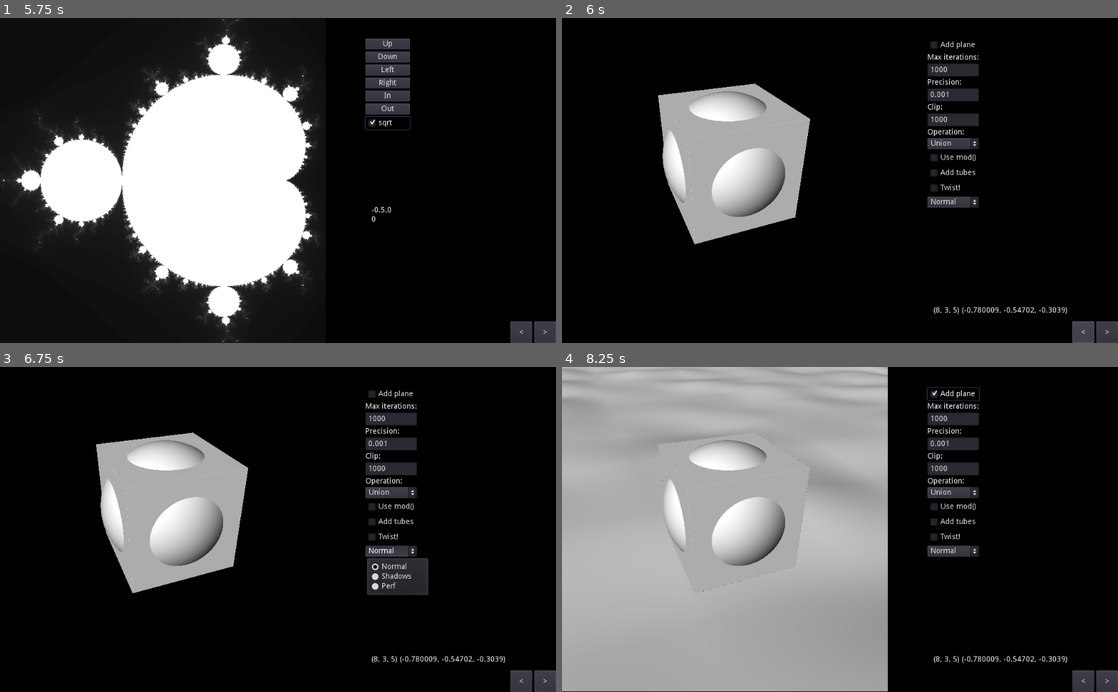
Above: before the commit, frames 1-4 (two rows, left to right).
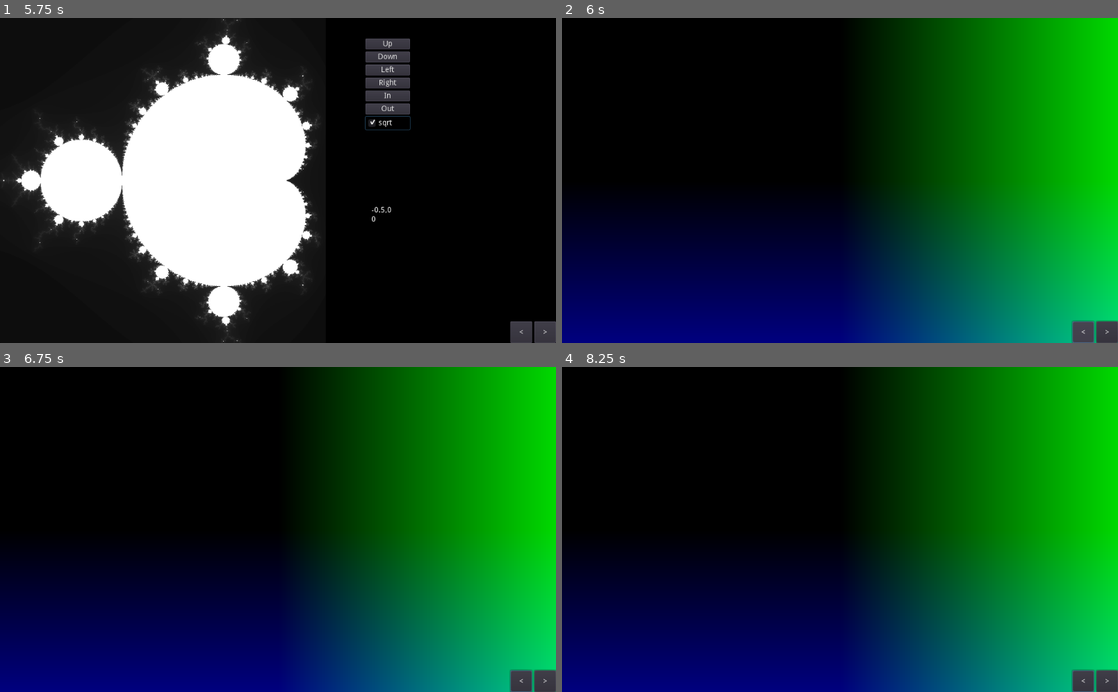
Above: after the commit, the same moments.

Repository: Castux/code-club
Game: Godot game, scene res://Root.tscn
Same seed, same stepped clock (60 frames per second), same inputs: the game is played once before the commit and once after it.
Inputs (mouse positions are in pixels of both pictures, inside the frame that each line leads up to):
- Up to frame 1 (5.75 s): click "Up" at 0.5 s; click "Down" at 1.25 s; click "Left" at 2 s; click "Right" at 2.75 s; click "In" at 3.5 s; click "Out" at 4.25 s; click "sqrt" at 5 s
- Up to frame 2 (6 s): click "<" at 5.75 s
- Up to frame 3 (6.75 s): click (389, 552) at 6.5 s, where only the run before the commit has a clickable "Normal"
- Up to frame 4 (8.25 s): click (951, 552) at 7.25 s, where only the run before the commit has a clickable "Normal"; click (951, 393) at 8 s, where only the run before the commit has a clickable "Add plane"

Frame 1 is identical in both runs. In frame 2, 75% of the frame differs, in the area x 0-100%, y 0-100%; in frame 3, 75%; in frame 4, 100%.

Commit message:
Basis for demo shader

Diff:
--- a/shadertoys/Root.tscn
+++ b/shadertoys/Root.tscn
@@ -1,15 +1,16 @@
-[gd_scene load_steps=5 format=2]
+[gd_scene load_steps=6 format=2]
 
 [ext_resource path="res://Root.gd" type="Script" id=1]
 [ext_resource path="res://Mandelbrot/Mandelbrot.tscn" type="PackedScene" id=2]
 [ext_resource path="res://Primes/Primes.tscn" type="PackedScene" id=3]
 [ext_resource path="res://Raymarching/Raymarching.tscn" type="PackedScene" id=4]
+[ext_resource path="res://Waves/Waves.tscn" type="PackedScene" id=5]
 
 [node name="Root" type="Control"]
 anchor_right = 1.0
 anchor_bottom = 1.0
 script = ExtResource( 1 )
-scenes = [ ExtResource( 2 ), ExtResource( 3 ), ExtResource( 4 ) ]
+scenes = [ ExtResource( 2 ), ExtResource( 3 ), ExtResource( 4 ), ExtResource( 5 ) ]
 
 [node name="DummyScene" type="Node" parent="."]
 
--- /dev/null
+++ b/shadertoys/Waves/Waves.gd
@@ -0,0 +1,11 @@
+extends Control
+
+var ratio
+
+func _ready():
+	updateRatio()
+
+func updateRatio():
+	var rect = $Canvas.rect_size
+	ratio = rect.x / rect.y
+	$Canvas.material.set_shader_param("ratio", ratio)
--- /dev/null
+++ b/shadertoys/Waves/Waves.shader
@@ -0,0 +1,62 @@
+shader_type canvas_item;
+render_mode unshaded;
+
+uniform float ratio = 2;
+
+uniform int maxIter = 1000;
+uniform float precision = 0.001;
+uniform float clip = 1000.0;
+uniform float fov = 1.0;
+
+float distFunc(vec3 pos)
+{
+	return pos.y;
+}
+
+vec3 march(vec3 start, vec3 ray, out bool maxedOut, out int iters)
+{
+	float dist = 0.0;
+
+	maxedOut = false;
+
+	for(iters = 0 ; iters < maxIter && dist < clip ; iters++)
+	{
+		vec3 pos = start + ray * dist;
+
+		float d = distFunc(pos);
+		if(d < precision)
+		{
+			return pos;
+		}
+
+		dist += d;
+	}
+
+	maxedOut = true;
+}
+
+vec3 screenRay(vec3 eye, vec3 forward, vec2 uv)
+{
+	vec3 up = vec3(0,1,0);
+	vec3 right = normalize(cross(forward, up));
+
+	up = normalize(cross(right, forward));
+
+	vec3 ray = forward + uv.x * right * fov - uv.y * up * fov;
+	return normalize(ray);
+}
+
+void fragment()
+{
+	vec2 uv = vec2((UV.x - 0.5) * ratio, UV.y - 0.5);
+
+	vec3 eye = vec3(0,10,0);
+	vec3 forward = vec3(0,-0.5,1);
+	vec3 ray = screenRay(eye, forward, uv);
+
+	bool maxedOut;
+	int iters;
+	vec3 hit = march(eye, ray, maxedOut, iters);
+
+	COLOR = vec4(0,uv,1);
+}
--- /dev/null
+++ b/shadertoys/Waves/Waves.tscn
@@ -0,0 +1,23 @@
+[gd_scene load_steps=4 format=2]
+
+[ext_resource path="res://Waves/Waves.gd" type="Script" id=1]
+[ext_resource path="res://Waves/Waves.shader" type="Shader" id=2]
+
+[sub_resource type="ShaderMaterial" id=2]
+shader = ExtResource( 2 )
+shader_param/ratio = 2.0
+shader_param/maxIter = 1000
+shader_param/precision = 0.001
+shader_param/clip = 1000.0
+shader_param/fov = 1.0
+
+[node name="Waves" type="Control"]
+anchor_right = 1.0
+anchor_bottom = 1.0
+script = ExtResource( 1 )
+
+[node name="Canvas" type="ColorRect" parent="."]
+material = SubResource( 2 )
+anchor_right = 1.0
+anchor_bottom = 1.0
+[connection signal="item_rect_changed" from="Canvas" to="." method="updateRatio"]
